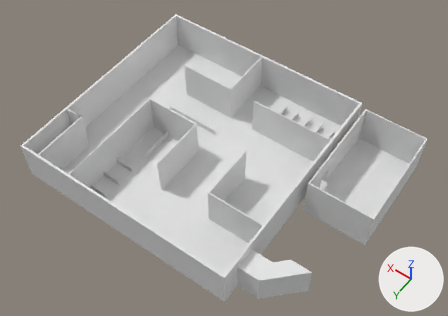
One commit to the FBX model Unity/WatcherUnity/Assets/Blender Objects/Puzzles/PuzzleOne.fbx: the scene before it, then after it.
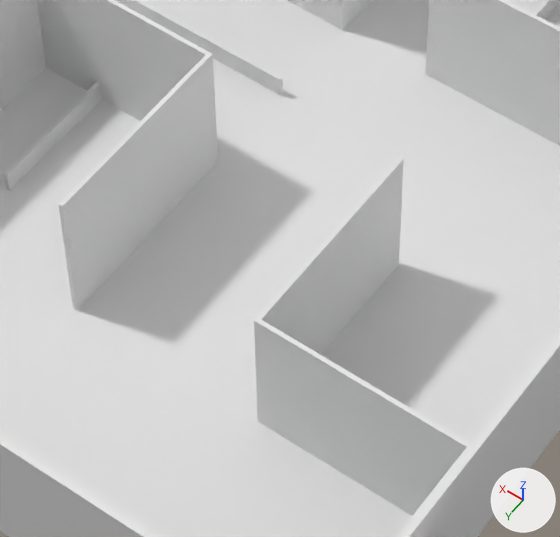
Each version appears first whole from a 50 mm camera at (-117.8, 143.3, 231.6) aimed at (-16.5, 1.5, 8.9), and next in a close-up on the part from 32% to 64% of the width and 35% to 79% of the height. Lighting does not change. The marker at lower right points along +X, +Y and +Z. Where no turn or scale is listed for an object, it has been applied to the vertices. Vertices at the same position are counted once.
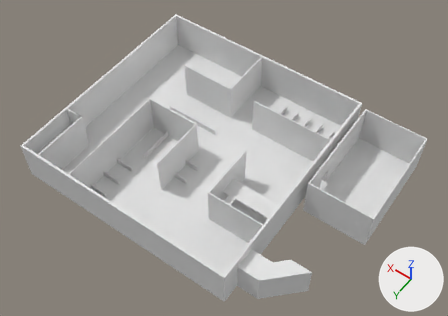
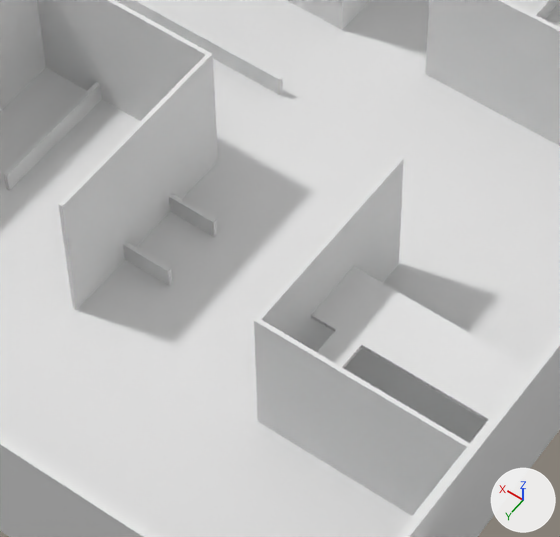
What differs and where, as boxes [x1, y1, x2, y2] in the close-ups (560 x 537 px):
part 1 of me_cube_001, added: after [0, 0, 560, 537]

What changed in the scene script:
```text
Change me_cube_001:
    used by ob_cube; location = (0.0, 0.0, -0.3)
    remove me_cube_001.from_pydata(...)  # 3513 vertices, 3515 faces; spans x -88.6..55.0, y -55.0..55.0, z -0.3..20.3
    add me_cube_001.from_pydata(...)  # 3917 vertices, 3923 faces; spans x -88.6..55.0, y -55.0..55.0, z -0.3..20.3
    me_cube_001 part 1: 404 vertices added at x -47.5..-0.3, y -55.0..55.0, z -0.3..20.3
```
